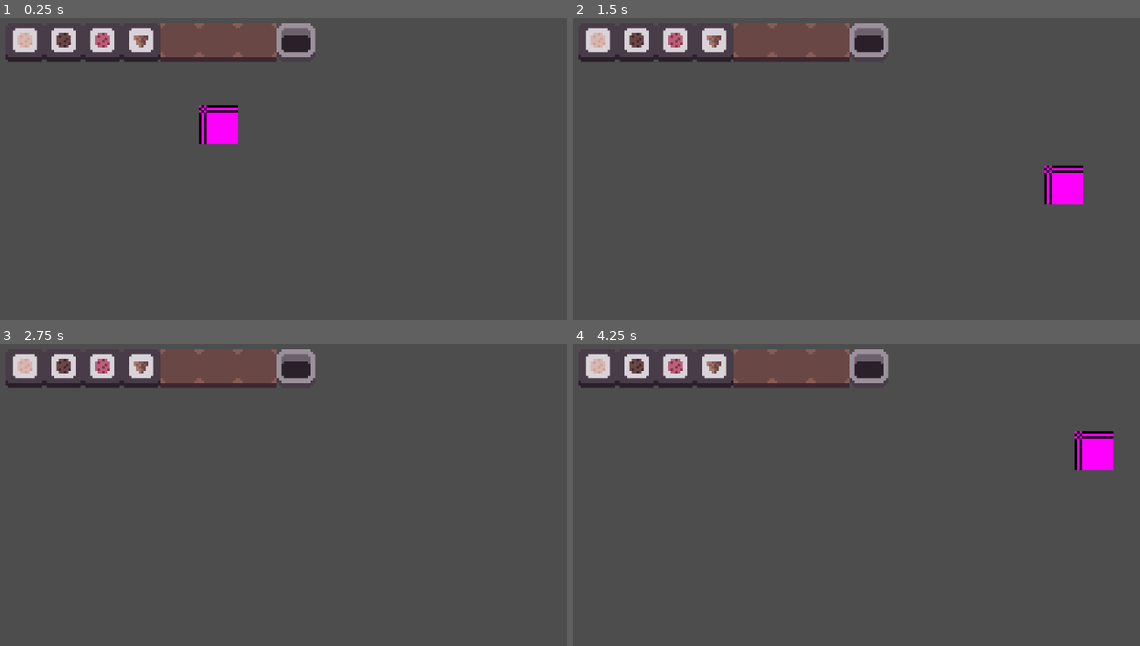
Above: before the commit, frames 1-4 (two rows, left to right).
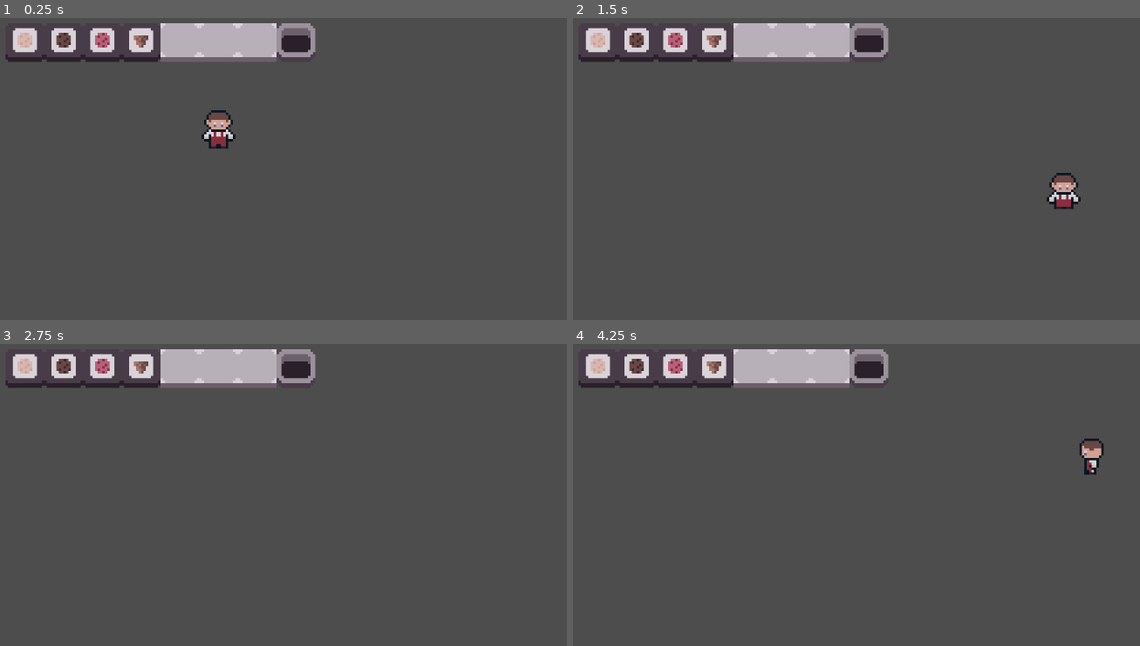
Above: after the commit, the same moments.

Repository: ToBinio/ice-truck
Game: Godot game, scene res://main.tscn
Two runs of this game, one before a commit and one after it. Both use one fixed random seed, a clock stepped at 60 frames per second and the inputs below.
Inputs:
- Up to frame 1 (0.25 s): no input
- Up to frame 2 (1.5 s): hold Right (right) 0.53-1.28 s; hold E (interact) 0.53-1.28 s; hold Down (down) from 1.28 s (still down); tap E (interact) at 1.35 s
- Up to frame 3 (2.75 s): release Down (down) at 2.03 s; hold Right (right) from 2.03 s (still down); hold E (interact) from 2.03 s (still down)
- Up to frame 4 (4.25 s): tap Enter at 2.75 s; release Right (right) at 2.78 s; release E (interact) at 2.78 s; hold Up (up) 2.78-3.53 s; tap E (interact) at 2.85 s; tap Space at 3.5 s; hold Left (left) from 3.53 s (still down); hold E (interact) from 3.53 s (still down)

The runs differ from the first frame. In frame 1, 3.6% of the frame differs, in the area x 28-49%, y 1-44%; in frame 2, 3.6%, in the area x 28-90%, y 1-64%; in frame 3, 2.7%; in frame 4, 3.6%.

Commit message:
player animations

Diff:
--- a/Items/item.gd
+++ b/Items/item.gd
@@ -6,7 +6,6 @@
 func _ready() -> void:
 	for index in range(resource.ice.size()):
 		var ingredient = resource.ice[index]
-
 		match index:
 			0: _display_ingredient(ingredient.level1_texture)
 			1: _display_ingredient(ingredient.level2_texture)
--- a/player/player.gd
+++ b/player/player.gd
@@ -7,6 +7,8 @@
 
 @onready var ray_cast: RayCast2D = %RayCast2D
 @onready var item_holdable: ItemHoldable = %ItemHoldable
+
+@onready var animation_tree: AnimationTree = %AnimationTree
 
 var _target_direction: Vector2;
 var _facing_direction: Vector2 = Vector2.RIGHT;
@@ -22,6 +24,8 @@
 	item_holdable.item = item
 
 func _process(_delta: float) -> void:
+	animation_tree.set("parameters/blend_position", _target_direction)
+
 	var ray_length = ray_cast.target_position.length()
 	ray_cast.target_position = _facing_direction * ray_length
 
--- a/player/player.tscn
+++ b/player/player.tscn
@@ -1,28 +1,688 @@
-[gd_scene load_steps=5 format=3 uid="uid://767e7mgf23rr"]
+[gd_scene load_steps=63 format=3 uid="uid://767e7mgf23rr"]
 
 [ext_resource type="Script" uid="uid://cyebl6yqdpltw" path="res://player/player.gd" id="1_oul6g"]
+[ext_resource type="Texture2D" uid="uid://bf3bok05uk3yu" path="res://player/player.png" id="2_g1dw6"]
 [ext_resource type="PackedScene" uid="uid://bgem4m2tr8uk0" path="res://Items/Holdable/ItemHoldable.tscn" id="2_rkbax"]
 
-[sub_resource type="PlaceholderTexture2D" id="PlaceholderTexture2D_sh265"]
-size = Vector2(16, 16)
+[sub_resource type="AtlasTexture" id="AtlasTexture_yw30f"]
+atlas = ExtResource("2_g1dw6")
+region = Rect2(16, 32, 16, 16)
+
+[sub_resource type="AtlasTexture" id="AtlasTexture_qjkh3"]
+atlas = ExtResource("2_g1dw6")
+region = Rect2(64, 32, 16, 16)
+
+[sub_resource type="AtlasTexture" id="AtlasTexture_g6k8r"]
+atlas = ExtResource("2_g1dw6")
+region = Rect2(112, 32, 16, 16)
+
+[sub_resource type="AtlasTexture" id="AtlasTexture_boad6"]
+atlas = ExtResource("2_g1dw6")
+region = Rect2(160, 32, 16, 16)
+
+[sub_resource type="AtlasTexture" id="AtlasTexture_g1dw6"]
+atlas = ExtResource("2_g1dw6")
+region = Rect2(0, 32, 16, 16)
+
+[sub_resource type="AtlasTexture" id="AtlasTexture_g4c7l"]
+atlas = ExtResource("2_g1dw6")
+region = Rect2(48, 32, 16, 16)
+
+[sub_resource type="AtlasTexture" id="AtlasTexture_knn7v"]
+atlas = ExtResource("2_g1dw6")
+region = Rect2(96, 32, 16, 16)
+
+[sub_resource type="AtlasTexture" id="AtlasTexture_7pqkx"]
+atlas = ExtResource("2_g1dw6")
+region = Rect2(144, 32, 16, 16)
+
+[sub_resource type="AtlasTexture" id="AtlasTexture_uw77l"]
+atlas = ExtResource("2_g1dw6")
+region = Rect2(32, 32, 16, 16)
+
+[sub_resource type="AtlasTexture" id="AtlasTexture_rptt4"]
+atlas = ExtResource("2_g1dw6")
+region = Rect2(80, 32, 16, 16)
+
+[sub_resource type="AtlasTexture" id="AtlasTexture_r7pn3"]
+atlas = ExtResource("2_g1dw6")
+region = Rect2(128, 32, 16, 16)
+
+[sub_resource type="AtlasTexture" id="AtlasTexture_b8hi5"]
+atlas = ExtResource("2_g1dw6")
+region = Rect2(176, 32, 16, 16)
+
+[sub_resource type="AtlasTexture" id="AtlasTexture_rgyib"]
+atlas = ExtResource("2_g1dw6")
+region = Rect2(16, 16, 16, 16)
+
+[sub_resource type="AtlasTexture" id="AtlasTexture_hg6s5"]
+atlas = ExtResource("2_g1dw6")
+region = Rect2(64, 16, 16, 16)
+
+[sub_resource type="AtlasTexture" id="AtlasTexture_8t03j"]
+atlas = ExtResource("2_g1dw6")
+region = Rect2(112, 16, 16, 16)
+
+[sub_resource type="AtlasTexture" id="AtlasTexture_2ieo8"]
+atlas = ExtResource("2_g1dw6")
+region = Rect2(160, 16, 16, 16)
+
+[sub_resource type="AtlasTexture" id="AtlasTexture_ebec5"]
+atlas = ExtResource("2_g1dw6")
+region = Rect2(0, 16, 16, 16)
+
+[sub_resource type="AtlasTexture" id="AtlasTexture_yllr7"]
+atlas = ExtResource("2_g1dw6")
+region = Rect2(48, 16, 16, 16)
+
+[sub_resource type="AtlasTexture" id="AtlasTexture_kb6p2"]
+atlas = ExtResource("2_g1dw6")
+region = Rect2(96, 16, 16, 16)
+
+[sub_resource type="AtlasTexture" id="AtlasTexture_wodsf"]
+atlas = ExtResource("2_g1dw6")
+region = Rect2(144, 16, 16, 16)
+
+[sub_resource type="AtlasTexture" id="AtlasTexture_32hag"]
+atlas = ExtResource("2_g1dw6")
+region = Rect2(32, 16, 16, 16)
+
+[sub_resource type="AtlasTexture" id="AtlasTexture_tqiix"]
+atlas = ExtResource("2_g1dw6")
+region = Rect2(80, 16, 16, 16)
+
+[sub_resource type="AtlasTexture" id="AtlasTexture_e7oew"]
+atlas = ExtResource("2_g1dw6")
+region = Rect2(128, 16, 16, 16)
+
+[sub_resource type="AtlasTexture" id="AtlasTexture_c35mf"]
+atlas = ExtResource("2_g1dw6")
+region = Rect2(176, 16, 16, 16)
+
+[sub_resource type="AtlasTexture" id="AtlasTexture_65viv"]
+atlas = ExtResource("2_g1dw6")
+region = Rect2(16, 0, 16, 16)
+
+[sub_resource type="AtlasTexture" id="AtlasTexture_x7c3f"]
+atlas = ExtResource("2_g1dw6")
+region = Rect2(64, 0, 16, 16)
+
+[sub_resource type="AtlasTexture" id="AtlasTexture_bjvpn"]
+atlas = ExtResource("2_g1dw6")
+region = Rect2(112, 0, 16, 16)
+
+[sub_resource type="AtlasTexture" id="AtlasTexture_s7qer"]
+atlas = ExtResource("2_g1dw6")
+region = Rect2(160, 0, 16, 16)
+
+[sub_resource type="AtlasTexture" id="AtlasTexture_2uvqg"]
+atlas = ExtResource("2_g1dw6")
+region = Rect2(0, 0, 16, 16)
+
+[sub_resource type="AtlasTexture" id="AtlasTexture_1s1yo"]
+atlas = ExtResource("2_g1dw6")
+region = Rect2(48, 0, 16, 16)
+
+[sub_resource type="AtlasTexture" id="AtlasTexture_5ejfk"]
+atlas = ExtResource("2_g1dw6")
+region = Rect2(96, 0, 16, 16)
+
+[sub_resource type="AtlasTexture" id="AtlasTexture_jd2rm"]
+atlas = ExtResource("2_g1dw6")
+region = Rect2(144, 0, 16, 16)
+
+[sub_resource type="AtlasTexture" id="AtlasTexture_q28gw"]
+atlas = ExtResource("2_g1dw6")
+region = Rect2(32, 0, 16, 16)
+
+[sub_resource type="AtlasTexture" id="AtlasTexture_ge24q"]
+atlas = ExtResource("2_g1dw6")
+region = Rect2(80, 0, 16, 16)
+
+[sub_resource type="AtlasTexture" id="AtlasTexture_pnw6m"]
+atlas = ExtResource("2_g1dw6")
+region = Rect2(128, 0, 16, 16)
+
+[sub_resource type="AtlasTexture" id="AtlasTexture_1so5t"]
+atlas = ExtResource("2_g1dw6")
+region = Rect2(176, 0, 16, 16)
+
+[sub_resource type="SpriteFrames" id="SpriteFrames_g4c7l"]
+animations = [{
+"frames": [{
+"duration": 1.0,
+"texture": SubResource("AtlasTexture_yw30f")
+}, {
+"duration": 1.0,
+"texture": SubResource("AtlasTexture_qjkh3")
+}, {
+"duration": 1.0,
+"texture": SubResource("AtlasTexture_g6k8r")
+}, {
+"duration": 1.0,
+"texture": SubResource("AtlasTexture_boad6")
+}],
+"loop": false,
+"name": &"Down",
+"speed": 5.0
+}, {
+"frames": [{
+"duration": 1.0,
+"texture": SubResource("AtlasTexture_g1dw6")
+}, {
+"duration": 1.0,
+"texture": SubResource("AtlasTexture_g4c7l")
+}, {
+"duration": 1.0,
+"texture": SubResource("AtlasTexture_knn7v")
+}, {
+"duration": 1.0,
+"texture": SubResource("AtlasTexture_7pqkx")
+}],
+"loop": true,
+"name": &"DownLeft",
+"speed": 5.0
+}, {
+"frames": [{
+"duration": 1.0,
+"texture": SubResource("AtlasTexture_uw77l")
+}, {
+"duration": 1.0,
+"texture": SubResource("AtlasTexture_rptt4")
+}, {
+"duration": 1.0,
+"texture": SubResource("AtlasTexture_r7pn3")
+}, {
+"duration": 1.0,
+"texture": SubResource("AtlasTexture_b8hi5")
+}],
+"loop": true,
+"name": &"DownRight",
+"speed": 5.0
+}, {
+"frames": [{
+"duration": 1.0,
+"texture": SubResource("AtlasTexture_rgyib")
+}, {
+"duration": 1.0,
+"texture": SubResource("AtlasTexture_hg6s5")
+}, {
+"duration": 1.0,
+"texture": SubResource("AtlasTexture_8t03j")
+}, {
+"duration": 1.0,
+"texture": SubResource("AtlasTexture_2ieo8")
+}],
+"loop": false,
+"name": &"Idle",
+"speed": 5.0
+}, {
+"frames": [{
+"duration": 1.0,
+"texture": SubResource("AtlasTexture_ebec5")
+}, {
+"duration": 1.0,
+"texture": SubResource("AtlasTexture_yllr7")
+}, {
+"duration": 1.0,
+"texture": SubResource("AtlasTexture_kb6p2")
+}, {
+"duration": 1.0,
+"texture": SubResource("AtlasTexture_wodsf")
+}],
+"loop": false,
+"name": &"Left",
+"speed": 5.0
+}, {
+"frames": [{
+"duration": 1.0,
+"texture": SubResource("AtlasTexture_32hag")
+}, {
+"duration": 1.0,
+"texture": SubResource("AtlasTexture_tqiix")
+}, {
+"duration": 1.0,
+"texture": SubResource("AtlasTexture_e7oew")
+}, {
+"duration": 1.0,
+"texture": SubResource("AtlasTexture_c35mf")
+}],
+"loop": false,
+"name": &"Right",
+"speed": 5.0
+}, {
+"frames": [{
+"duration": 1.0,
+"texture": SubResource("AtlasTexture_65viv")
+}, {
+"duration": 1.0,
+"texture": SubResource("AtlasTexture_x7c3f")
+}, {
+"duration": 1.0,
+"texture": SubResource("AtlasTexture_bjvpn")
+}, {
+"duration": 1.0,
+"texture": SubResource("AtlasTexture_s7qer")
+}],
+"loop": false,
+"name": &"Up",
+"speed": 5.0
+}, {
+"frames": [{
+"duration": 1.0,
+"texture": SubResource("AtlasTexture_2uvqg")
+}, {
+"duration": 1.0,
+"texture": SubResource("AtlasTexture_1s1yo")
+}, {
+"duration": 1.0,
+"texture": SubResource("AtlasTexture_5ejfk")
+}, {
+"duration": 1.0,
+"texture": SubResource("AtlasTexture_jd2rm")
+}],
+"loop": true,
+"name": &"UpLeft",
+"speed": 5.0
+}, {
+"frames": [{
+"duration": 1.0,
+"texture": SubResource("AtlasTexture_q28gw")
+}, {
+"duration": 1.0,
+"texture": SubResource("AtlasTexture_ge24q")
+}, {
+"duration": 1.0,
+"texture": SubResource("AtlasTexture_pnw6m")
+}, {
+"duration": 1.0,
+"texture": SubResource("AtlasTexture_1so5t")
+}],
+"loop": true,
+"name": &"UpRight",
+"speed": 5.0
+}]
+
+[sub_resource type="Animation" id="Animation_g1dw6"]
+resource_name = "Idle"
+length = 0.4
+loop_mode = 1
+step = 0.1
+tracks/0/type = "value"
+tracks/0/imported = false
+tracks/0/enabled = true
+tracks/0/path = NodePath(".:animation")
+tracks/0/interp = 1
+tracks/0/loop_wrap = true
+tracks/0/keys = {
+"times": PackedFloat32Array(0),
+"transitions": PackedFloat32Array(1),
+"update": 1,
+"values": [&"Idle"]
+}
+tracks/1/type = "value"
+tracks/1/imported = false
+tracks/1/enabled = true
+tracks/1/path = NodePath(".:frame")
+tracks/1/interp = 1
+tracks/1/loop_wrap = true
+tracks/1/keys = {
+"times": PackedFloat32Array(0, 0.1, 0.2, 0.3),
+"transitions": PackedFloat32Array(1, 1, 1, 1),
+"update": 1,
+"values": [0, 1, 2, 3]
+}
+
+[sub_resource type="Animation" id="Animation_yw30f"]
+length = 0.001
+tracks/0/type = "value"
+tracks/0/imported = false
+tracks/0/enabled = true
+tracks/0/path = NodePath(".:frame")
+tracks/0/interp = 1
+tracks/0/loop_wrap = true
+tracks/0/keys = {
+"times": PackedFloat32Array(0),
+"transitions": PackedFloat32Array(1),
+"update": 1,
+"values": [1]
+}
+
+[sub_resource type="Animation" id="Animation_qjkh3"]
+resource_name = "Left"
+length = 0.4
+loop_mode = 1
+step = 0.1
+tracks/0/type = "value"
+tracks/0/imported = false
+tracks/0/enabled = true
+tracks/0/path = NodePath(".:animation")
+tracks/0/interp = 1
+tracks/0/loop_wrap = true
+tracks/0/keys = {
+"times": PackedFloat32Array(0),
+"transitions": PackedFloat32Array(1),
+"update": 1,
+"values": [&"Left"]
+}
+tracks/1/type = "value"
+tracks/1/imported = false
+tracks/1/enabled = true
+tracks/1/path = NodePath(".:frame")
+tracks/1/interp = 1
+tracks/1/loop_wrap = true
+tracks/1/keys = {
+"times": PackedFloat32Array(0, 0.1, 0.2, 0.3),
+"transitions": PackedFloat32Array(1, 1, 1, 1),
+"update": 1,
+"values": [0, 1, 2, 3]
+}
+
+[sub_resource type="Animation" id="Animation_g6k8r"]
+resource_name = "Right"
+length = 0.4
+loop_mode = 1
+step = 0.1
+tracks/0/type = "value"
+tracks/0/imported = false
+tracks/0/enabled = true
+tracks/0/path = NodePath(".:animation")
+tracks/0/interp = 1
+tracks/0/loop_wrap = true
+tracks/0/keys = {
+"times": PackedFloat32Array(0),
+"transitions": PackedFloat32Array(1),
+"update": 1,
+"values": [&"Right"]
+}
+tracks/1/type = "value"
+tracks/1/imported = false
+tracks/1/enabled = true
+tracks/1/path = NodePath(".:frame")
+tracks/1/interp = 1
+tracks/1/loop_wrap = true
+tracks/1/keys = {
+"times": PackedFloat32Array(0, 0.1, 0.2, 0.3),
+"transitions": PackedFloat32Array(1, 1, 1, 1),
+"update": 1,
+"values": [0, 1, 2, 3]
+}
+
+[sub_resource type="Animation" id="Animation_boad6"]
+resource_name = "Down"
+length = 0.4
+loop_mode = 1
+step = 0.1
+tracks/0/type = "value"
+tracks/0/imported = false
+tracks/0/enabled = true
+tracks/0/path = NodePath(".:animation")
+tracks/0/interp = 1
+tracks/0/loop_wrap = true
+tracks/0/keys = {
+"times": PackedFloat32Array(0),
+"transitions": PackedFloat32Array(1),
+"update": 1,
+"values": [&"Down"]
+}
+tracks/1/type = "value"
+tracks/1/imported = false
+tracks/1/enabled = true
+tracks/1/path = NodePath(".:frame")
+tracks/1/interp = 1
+tracks/1/loop_wrap = true
+tracks/1/keys = {
+"times": PackedFloat32Array(0, 0.1, 0.2, 0.3),
+"transitions": PackedFloat32Array(1, 1, 1, 1),
+"update": 1,
+"values": [0, 1, 2, 3]
+}
+
+[sub_resource type="Animation" id="Animation_rgyib"]
+resource_name = "Up"
+length = 0.4
+loop_mode = 1
+step = 0.1
+tracks/0/type = "value"
+tracks/0/imported = false
+tracks/0/enabled = true
+tracks/0/path = NodePath(".:animation")
+tracks/0/interp = 1
+tracks/0/loop_wrap = true
+tracks/0/keys = {
+"times": PackedFloat32Array(0),
+"transitions": PackedFloat32Array(1),
+"update": 1,
+"values": [&"Up"]
+}
+tracks/1/type = "value"
+tracks/1/imported = false
+tracks/1/enabled = true
+tracks/1/path = NodePath(".:frame")
+tracks/1/interp = 1
+tracks/1/loop_wrap = true
+tracks/1/keys = {
+"times": PackedFloat32Array(0, 0.1, 0.2, 0.3),
+"transitions": PackedFloat32Array(1, 1, 1, 1),
+"update": 1,
+"values": [0, 1, 2, 3]
+}
+
+[sub_resource type="Animation" id="Animation_hg6s5"]
+resource_name = "UpLeft"
+length = 0.4
+loop_mode = 1
+step = 0.1
+tracks/0/type = "value"
+tracks/0/imported = false
+tracks/0/enabled = true
+tracks/0/path = NodePath(".:animation")
+tracks/0/interp = 1
+tracks/0/loop_wrap = true
+tracks/0/keys = {
+"times": PackedFloat32Array(0),
+"transitions": PackedFloat32Array(1),
+"update": 1,
+"values": [&"UpLeft"]
+}
+tracks/1/type = "value"
+tracks/1/imported = false
+tracks/1/enabled = true
+tracks/1/path = NodePath(".:frame")
+tracks/1/interp = 1
+tracks/1/loop_wrap = true
+tracks/1/keys = {
+"times": PackedFloat32Array(0, 0.1, 0.2, 0.3),
+"transitions": PackedFloat32Array(1, 1, 1, 1),
+"update": 1,
+"values": [0, 1, 2, 3]
+}
+
+[sub_resource type="Animation" id="Animation_8t03j"]
+resource_name = "UpRight"
+length = 0.4
+loop_mode = 1
+step = 0.1
+tracks/0/type = "value"
+tracks/0/imported = false
+tracks/0/enabled = true
+tracks/0/path = NodePath(".:animation")
+tracks/0/interp = 1
+tracks/0/loop_wrap = true
+tracks/0/keys = {
+"times": PackedFloat32Array(0),
+"transitions": PackedFloat32Array(1),
+"update": 1,
+"values": [&"UpRight"]
+}
+tracks/1/type = "value"
+tracks/1/imported = false
+tracks/1/enabled = true
+tracks/1/path = NodePath(".:frame")
+tracks/1/interp = 1
+tracks/1/loop_wrap = true
+tracks/1/keys = {
+"times": PackedFloat32Array(0, 0.1, 0.2, 0.3),
+"transitions": PackedFloat32Array(1, 1, 1, 1),
+"update": 1,
+"values": [0, 1, 2, 3]
+}
+
+[sub_resource type="Animation" id="Animation_2ieo8"]
+resource_name = "DownLeft"
+length = 0.4
+loop_mode = 1
+step = 0.1
+tracks/0/type = "value"
+tracks/0/imported = false
+tracks/0/enabled = true
+tracks/0/path = NodePath(".:animation")
+tracks/0/interp = 1
+tracks/0/loop_wrap = true
+tracks/0/keys = {
+"times": PackedFloat32Array(0),
+"transitions": PackedFloat32Array(1),
+"update": 1,
+"values": [&"DownLeft"]
+}
+tracks/1/type = "value"
+tracks/1/imported = false
+tracks/1/enabled = true
+tracks/1/path = NodePath(".:frame")
+tracks/1/interp = 1
+tracks/1/loop_wrap = true
+tracks/1/keys = {
+"times": PackedFloat32Array(0, 0.1, 0.2, 0.3),
+"transitions": PackedFloat32Array(1, 1, 1, 1),
+"update": 1,
+"values": [0, 1, 2, 3]
+}
+
+[sub_resource type="Animation" id="Animation_ebec5"]
+resource_name = "DownRight"
+length = 0.4
+loop_mode = 1
+step = 0.1
+tracks/0/type = "value"
+tracks/0/imported = false
+tracks/0/enabled = true
+tracks/0/path = NodePath(".:animation")
+tracks/0/interp = 1
+tracks/0/loop_wrap = true
+tracks/0/keys = {
+"times": PackedFloat32Array(0),
+"transitions": PackedFloat32Array(1),
+"update": 1,
+"values": [&"DownRight"]
+}
+tracks/1/type = "value"
+tracks/1/imported = false
+tracks/1/enabled = true
+tracks/1/path = NodePath(".:frame")
+tracks/1/interp = 1
+tracks/1/loop_wrap = true
+tracks/1/keys = {
+"times": PackedFloat32Array(0, 0.1, 0.2, 0.3),
+"transitions": PackedFloat32Array(1, 1, 1, 1),
+"update": 1,
+"values": [0, 1, 2, 3]
+}
+
+[sub_resource type="AnimationLibrary" id="AnimationLibrary_qjkh3"]
+_data = {
+&"Down": SubResource("Animation_boad6"),
+&"DownLeft": SubResource("Animation_2ieo8"),
+&"DownRight": SubResource("Animation_ebec5"),
+&"Idle": SubResource("Animation_g1dw6"),
+&"Left": SubResource("Animation_qjkh3"),
+&"RESET": SubResource("Animation_yw30f"),
+&"Right": SubResource("Animation_g6k8r"),
+&"Up": SubResource("Animation_rgyib"),
+&"UpLeft": SubResource("Animation_hg6s5"),
+&"UpRight": SubResource("Animation_8t03j")
+}
+
+[sub_resource type="AnimationNodeAnimation" id="AnimationNodeAnimation_g1dw6"]
+animation = &"Down"
+
+[sub_resource type="AnimationNodeAnimation" id="AnimationNodeAnimation_yw30f"]
+animation = &"Up"
+
+[sub_resource type="AnimationNodeAnimation" id="AnimationNodeAnimation_qjkh3"]
+animation = &"Left"
+
+[sub_resource type="AnimationNodeAnimation" id="AnimationNodeAnimation_g6k8r"]
+animation = &"Right"
+
+[sub_resource type="AnimationNodeAnimation" id="AnimationNodeAnimation_boad6"]
+animation = &"Idle"
+
+[sub_resource type="AnimationNodeAnimation" id="AnimationNodeAnimation_rgyib"]
+animation = &"DownLeft"
+
+[sub_resource type="AnimationNodeAnimation" id="AnimationNodeAnimation_hg6s5"]
+animation = &"DownRight"
+
+[sub_resource type="AnimationNodeAnimation" id="AnimationNodeAnimation_8t03j"]
+animation = &"UpLeft"
+
+[sub_resource type="AnimationNodeAnimation" id="AnimationNodeAnimation_2ieo8"]
+animation = &"UpRight"
+
+[sub_resource type="AnimationNodeBlendSpace2D" id="AnimationNodeBlendSpace2D_g1dw6"]
+blend_point_0/node = SubResource("AnimationNodeAnimation_g1dw6")
+blend_point_0/pos = Vector2(0, 1)
+blend_point_1/node = SubResource("AnimationNodeAnimation_yw30f")
+blend_point_1/pos = Vector2(0, -1)
+blend_point_2/node = SubResource("AnimationNodeAnimation_qjkh3")
+blend_point_2/pos = Vector2(-1, 0)
+blend_point_3/node = SubResource("AnimationNodeAnimation_g6k8r")
+blend_point_3/pos = Vector2(1, 0)
+blend_point_4/node = SubResource("AnimationNodeAnimation_boad6")
+blend_point_4/pos = Vector2(0, 0)
+blend_point_5/node = SubResource("AnimationNodeAnimation_rgyib")
+blend_point_5/pos = Vector2(-1, 1)
+blend_point_6/node = SubResource("AnimationNodeAnimation_hg6s5")
+blend_point_6/pos = Vector2(1, 1)
+blend_point_7/node = SubResource("AnimationNodeAnimation_8t03j")
+blend_point_7/pos = Vector2(-1, -1)
+blend_point_8/node = SubResource("AnimationNodeAnimation_2ieo8")
+blend_point_8/pos = Vector2(1, -1)
+blend_mode = 1
 
 [sub_resource type="CircleShape2D" id="CircleShape2D_sh265"]
-radius = 8.0
+radius = 5.09902
 
 [node name="Player" type="CharacterBody2D"]
 script = ExtResource("1_oul6g")
 speed = 150.0
 
-[node name="Sprite2D" type="Sprite2D" parent="."]
-position = Vector2(-2.38419e-07, 0)
-texture = SubResource("PlaceholderTexture2D_sh265")
+[node name="AnimatedSprite2D" type="AnimatedSprite2D" parent="."]
+position = Vector2(0, 2)
+sprite_frames = SubResource("SpriteFrames_g4c7l")
+animation = &"Idle"
+frame = 1
+
+[node name="AnimationPlayer" type="AnimationPlayer" parent="AnimatedSprite2D"]
+libraries = {
+&"": SubResource("AnimationLibrary_qjkh3")
+}
+
+[node name="AnimationTree" type="AnimationTree" parent="AnimatedSprite2D"]
+unique_name_in_owner = true
+root_node = NodePath("%AnimationTree/..")
+tree_root = SubResource("AnimationNodeBlendSpace2D_g1dw6")
+anim_player = NodePath("../AnimationPlayer")
+parameters/blend_position = Vector2(0.0166763, 0.025)
 
 [node name="CollisionShape2D" type="CollisionShape2D" parent="."]
+position = Vector2(0, 5)
 shape = SubResource("CircleShape2D_sh265")
 
 [node name="ItemHoldable" parent="." instance=ExtResource("2_rkbax")]
 unique_name_in_owner = true
-position = Vector2(13, 0)
+position = Vector2(9, 0)
 
 [node name="RayCast2D" type="RayCast2D" parent="."]
 unique_name_in_owner = true
Binary file changed: Interactables/Table/table.ase
Binary file changed: Interactables/Table/table.png
Binary file added: player/player.ase
Binary file added: player/player.png
Not shown, added: player/player.png.import
